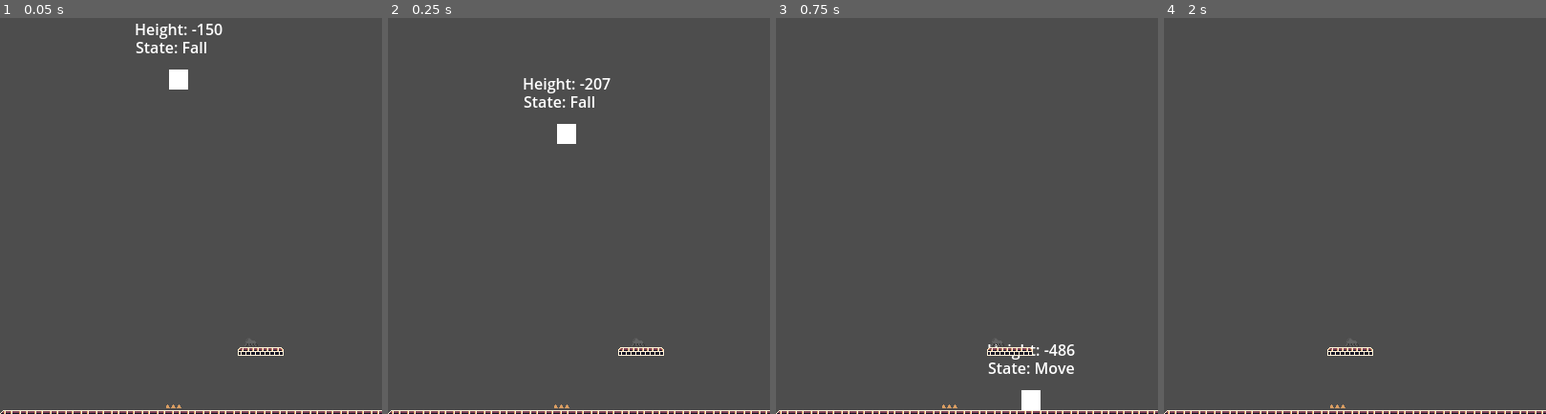
Above: before the commit, frames 1-4 (left to right).
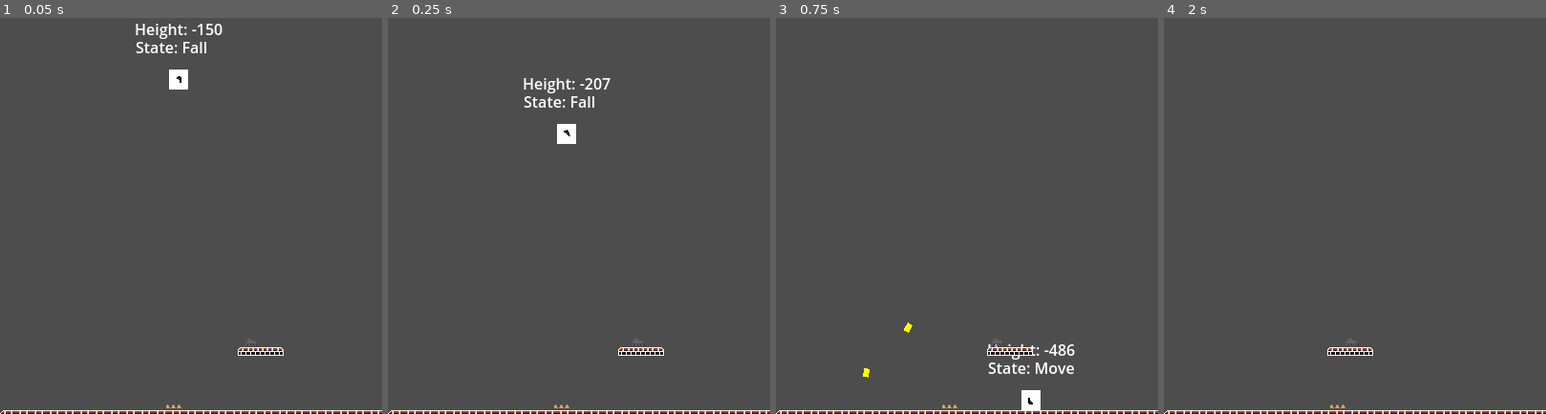
Above: after the commit, the same moments.

Repository: eoBattisti/gm-pinkguy-ja
Game: Godot game, scene res://scenes/game.tscn
Two runs of this game, one before a commit and one after it. Both use one fixed random seed, a clock stepped at 60 frames per second and the inputs below.
Inputs (mouse positions are in pixels of both pictures, inside the frame that each line leads up to):
- Up to frame 1 (0.05 s): no input
- Up to frame 2 (0.25 s): no input
- Up to frame 3 (0.75 s): tap Enter (ui_accept) at 0.5 s; move the mouse to (1051, 152) at 0.52 s; hold D (move_right) from 0.53 s (still down); hold Enter (ui_accept) from 0.53 s (still down)
- Up to frame 4 (2 s): keep holding D (move_right); tap W (jump) at 0.77, 1.52 s; move the mouse to (1278, 200) at 1.27 s; release Enter (ui_accept) at 1.28 s; tap Enter (ui_accept) at 1.35 s

The runs differ from the first frame. In frame 1, less than 0.1% of the frame differs, in the area x 46-48%, y 14-17%; in frame 2, less than 0.1%; in frame 3, less than 0.1%, in the area x 22-68%, y 76-98%; in frame 4, nothing differs.

Commit message:
wip: shooting mechanics

Diff:
--- a/scenes/player/player.tscn
+++ b/scenes/player/player.tscn
@@ -9,6 +9,7 @@
 [ext_resource type="Script" path="res://scripts/components/player/movement_component.gd" id="7_bf3iw"]
 [ext_resource type="Script" path="res://scripts/state_machine/state_debug_label.gd" id="8_vnb21"]
 [ext_resource type="Script" path="res://scripts/player/height_debug_label.gd" id="9_ee6ic"]
+[ext_resource type="PackedScene" uid="uid://co50r8ouqttp5" path="res://scenes/weapons/pistol.tscn" id="10_ilyql"]
 
 [sub_resource type="RectangleShape2D" id="RectangleShape2D_3ns8m"]
 
@@ -81,3 +82,5 @@
 text = "Height:"
 script = ExtResource("9_ee6ic")
 player = NodePath("..")
+
+[node name="Weapon" parent="." instance=ExtResource("10_ilyql")]
--- /dev/null
+++ b/scenes/weapons/pistol.tscn
@@ -0,0 +1,13 @@
+[gd_scene load_steps=3 format=3 uid="uid://co50r8ouqttp5"]
+
+[ext_resource type="Script" path="res://scripts/weapons/pistol.gd" id="1_a606n"]
+[ext_resource type="Texture2D" uid="uid://ct0c5xecrfoy3" path="res://assets/sprites/16x16_Weapons.png" id="1_ga3kd"]
+
+[node name="Pistol" type="Node2D"]
+script = ExtResource("1_a606n")
+
+[node name="Sprite2D" type="Sprite2D" parent="."]
+texture = ExtResource("1_ga3kd")
+hframes = 12
+vframes = 4
+frame = 20
--- a/scripts/components/player/movement_component.gd
+++ b/scripts/components/player/movement_component.gd
@@ -1,4 +1,6 @@
-extends Node
+extends Node2D
+
+@export var parent: Player
 
 # A set o functions that receives the player's input and is used in the FSM
 
@@ -7,3 +9,9 @@
 
 func wants_jump() -> bool:
 	return Input.is_action_just_pressed("jump")
+
+func get_direction() -> Vector2:
+	return parent.global_position.direction_to(get_mouse_position())
+
+func get_mouse_position() -> Vector2:
+	return get_global_mouse_position()
--- a/scripts/shooting/bulltet.gd
+++ b/scripts/shooting/bulltet.gd
@@ -3,8 +3,17 @@
 
 @export var speed = 750
 
+var direction: Vector2 = Vector2.ZERO
+
+func _ready() -> void:
+	randomize()
+
+	direction = global_position.direction_to(get_global_mouse_position())
+	var angle = direction.angle()
+	rotation_degrees = rad_to_deg(angle)
+
 func _physics_process(delta: float) -> void:
-	position += transform.x * speed * delta
+	translate(direction * delta * speed)
 
 
 func _on_body_entered(body: Node2D) -> void:
--- /dev/null
+++ b/scripts/weapons/pistol.gd
@@ -0,0 +1,13 @@
+extends Node2D
+
+const BULLET: PackedScene = preload("res://scenes/shooting/bullet.tscn")
+
+# Called every frame. 'delta' is the elapsed time since the previous frame.
+func _process(delta: float) -> void:
+	look_at(get_global_mouse_position())
+
+func _unhandled_input(event: InputEvent) -> void:
+	if event.is_action_pressed("ui_accept"):
+		var b = BULLET.instantiate()
+		add_child(b)
+		b.global_position = global_position + Vector2(0, 0.5)
Binary file added: assets/sprites/16x16_Weapons.png
Not shown, added: assets/sprites/16x16_Weapons.png.import
Not shown: 1 places in scenes/player/player.tscn that only renumber resources
